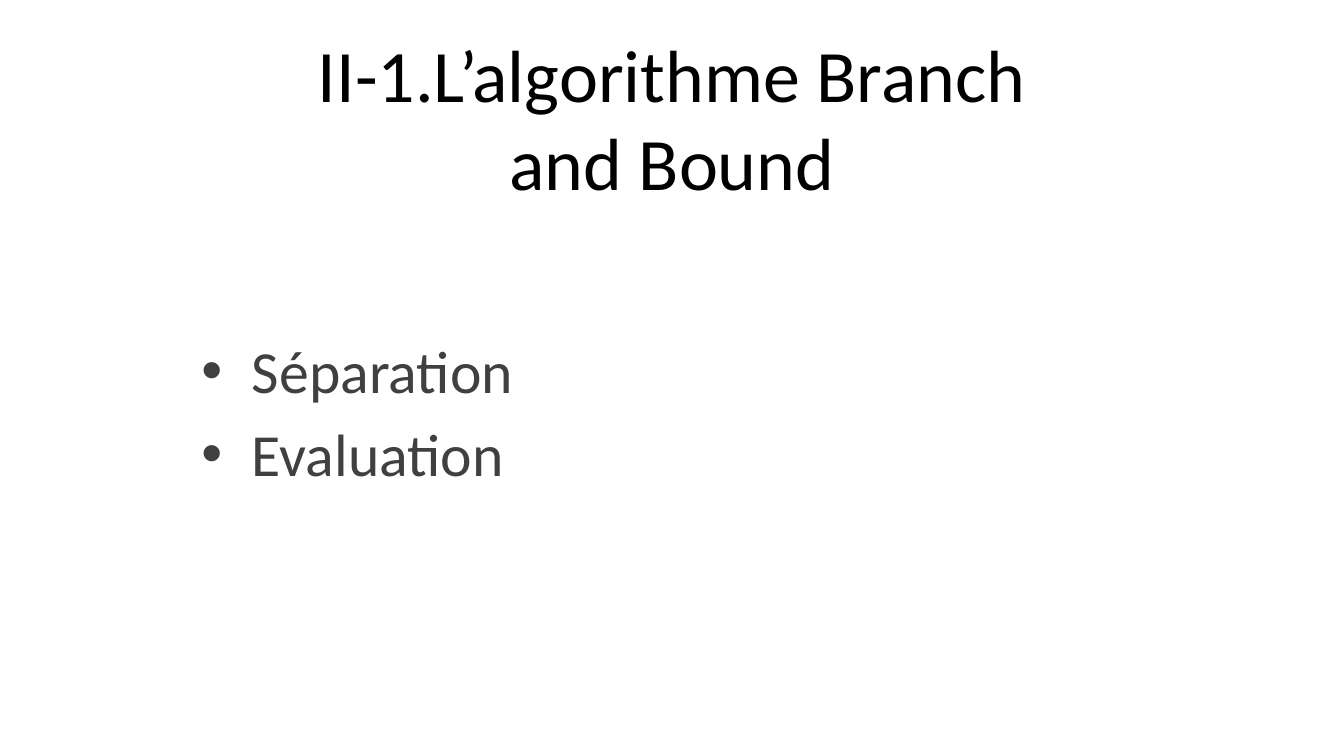
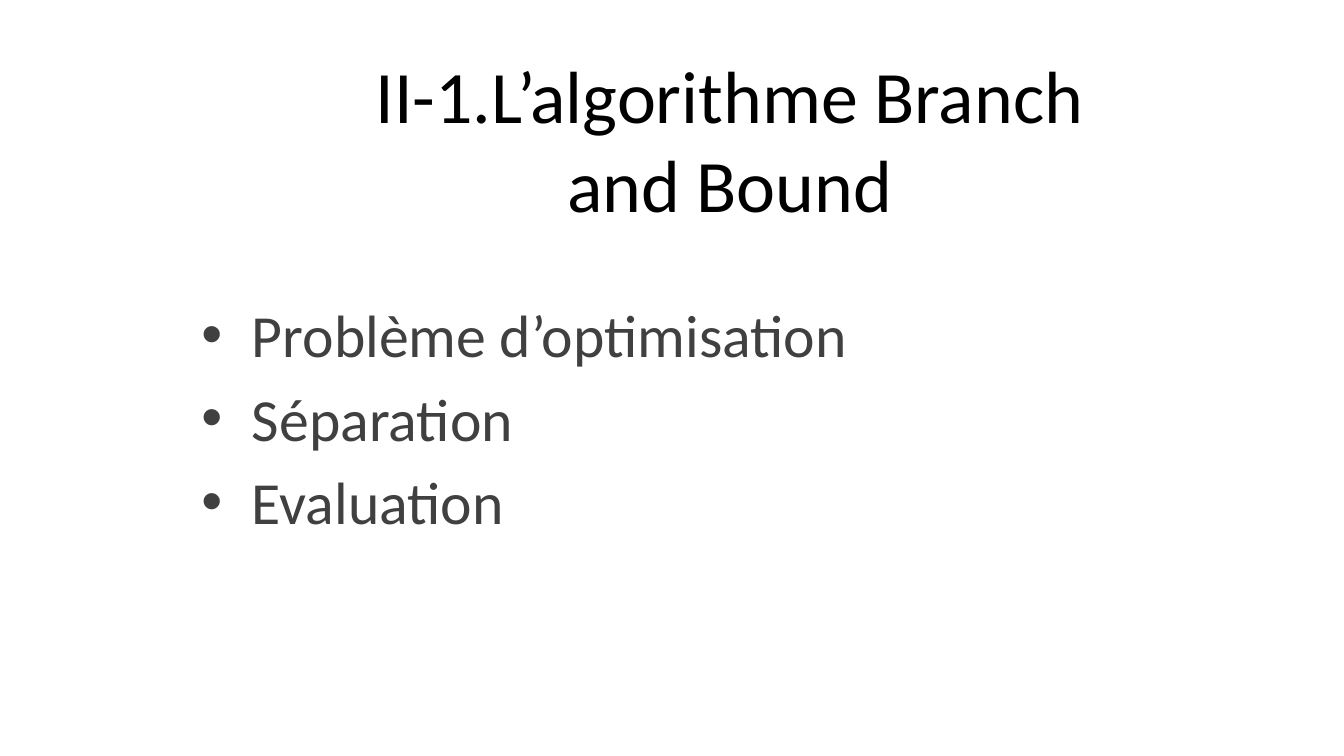
Before and after one commit to doriancoste/conflicts_resolution, a slide deck: slide 5 of presentation.pptx. Drawn at 1344x756 pixels with LibreOffice and Linux fonts; fonts in the diff are those of the drawing; background and template pictures are left out. Boxes give left, top, right and bottom in pixels: in the first picture for what was removed or moved away, otherwise in the second. Text is boxed around its words. In the diff, an @@ line names an element or a change of style, - is before the commit and + after.

```diff
--- a/presentation.pptx
+++ b/presentation.pptx
@@ title "II-1.L’algorithme Branch and Bound": place and size @@
-title "II-1.L’algorithme Branch and Bound" at box(318, 50, 1026, 191)
+title "II-1.L’algorithme Branch and Bound" at box(376, 71, 1084, 213)
@@ text at box(252, 315, 847, 367): paragraph added @@
+• Problème d’optimisation
```
Also in this commit, not shown: 8 other slides changed, 1 slide removed, 1 other file.
